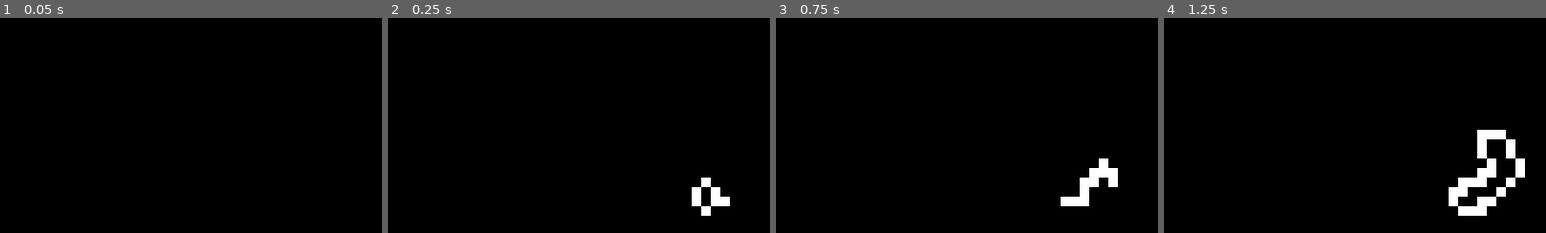
Above: before the commit, frames 1-4 (left to right).
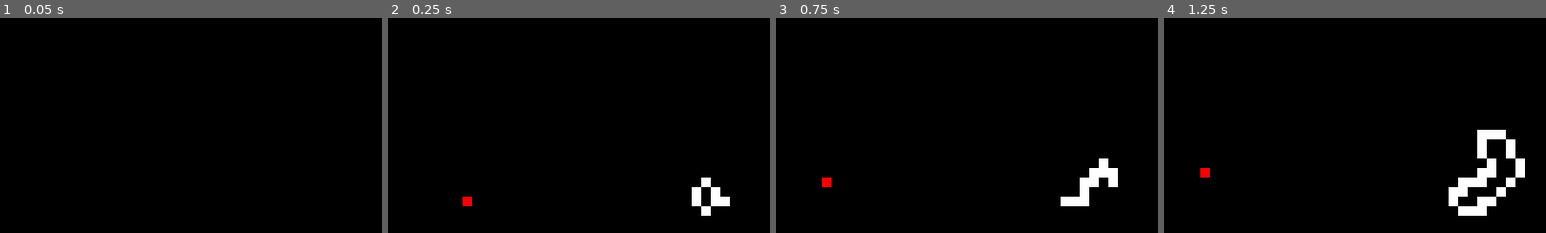
Above: after the commit, the same moments.

Repository: rktrlng/godot-pixels
Game: Godot game, scene res://Scene.tscn
Same seed, same stepped clock (60 frames per second), same inputs: the game is played once before the commit and once after it.
Inputs (mouse positions are % of the whole screen's width and height, from its top left):
- Up to frame 1 (0.05 s): no input
- Up to frame 2 (0.25 s): no input
- Up to frame 3 (0.75 s): move the mouse to (72, 45) at 0.52 s; click (72, 45) at 0.67 s
- Up to frame 4 (1.25 s): no input
The pictures show only the part of the screen within x 9-59%, y 7-57%; the shares and areas given below are measured in that part.

Frame 1 is identical in both runs. In frame 2, 0.1% of the frame differs, in the area x 19-22%, y 83-88%; in frame 3, 0.1%; in frame 4, 0.1%.

Commit message:
the agitator

Diff:
--- a/Canvas.gd
+++ b/Canvas.gd
@@ -54,7 +54,7 @@
 
 		canvas.lock()
 		game_of_life()
-		#random_walker()
+		random_walker()
 		canvas.unlock()
 
 		canvasTexture.set_data(canvas)
@@ -104,7 +104,7 @@
 
 
 ################################################################################
-var walker_pos := Vector2(cols / 2.0, rows / 2.0)
+var walker_pos := Vector2(cols / 5.0, rows / 2.0)
 func random_walker() -> void:
 	# clear previous pixel
 	canvas.set_pixel(int(walker_pos.x), int(walker_pos.y), Color8(0, 0, 0))
@@ -114,7 +114,11 @@
 	walker_pos.y = walker_pos.y + rng.randi_range(-1,1)
 	walker_pos = wrap(walker_pos)
 
-	canvas.set_pixel(int(walker_pos.x), int(walker_pos.y), Color8(255, 255, 255))
+	# wake up a pixel in the field
+	var index := index_from_pos(walker_pos)
+	field[index] = 1
+
+	canvas.set_pixel(int(walker_pos.x), int(walker_pos.y), Color8(255, 0, 0))
 
 
 ################################################################################
